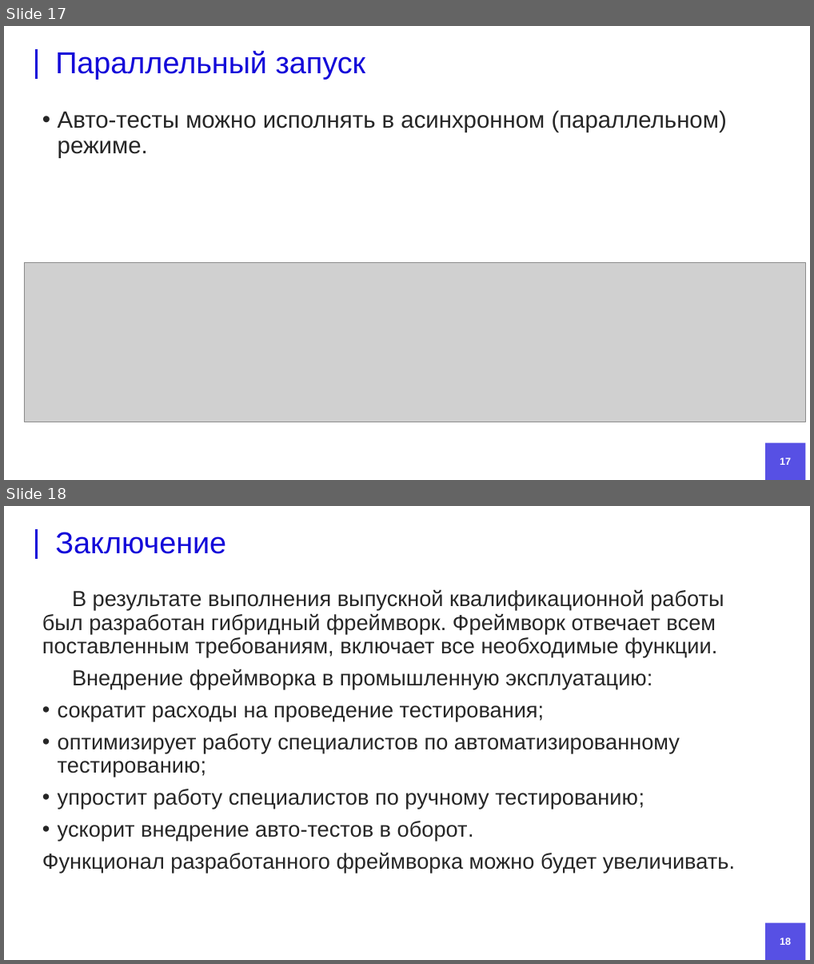
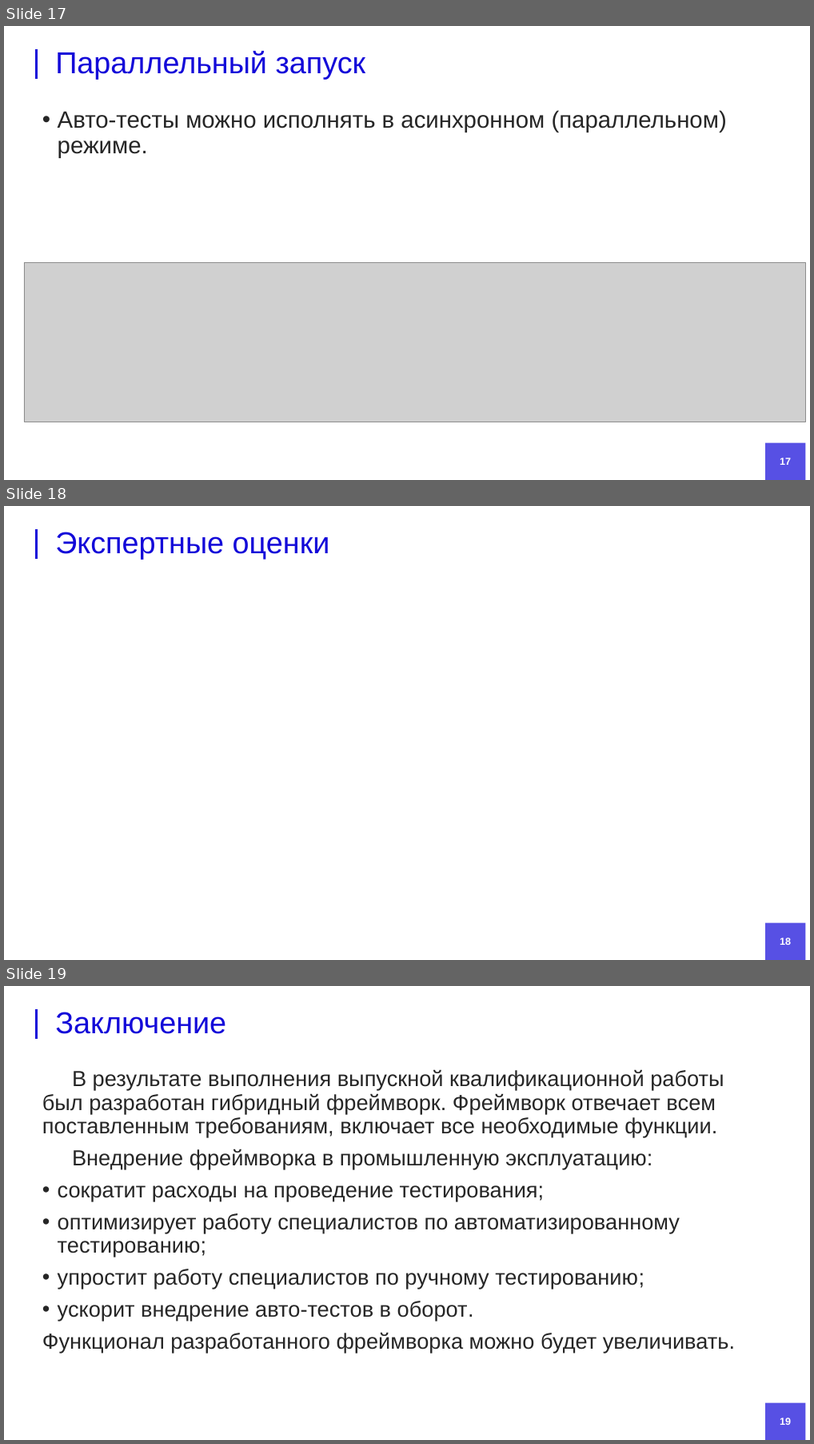
Before and after one commit to DanielRomanoff/practice, a slide deck: презентация.pptx. Shown one above the other, each under a label of ours: slides 17 and 18 before the commit, slides 17, 18 and 19 after it. The pictures are 814x964 and 814x1444 pixels, drawn with LibreOffice and Linux fonts; fonts in the diff are those of the drawing; grey boxes stand for pictures; background and template pictures are left out. Boxes give left, top, right and bottom in pixels: in the first picture for what was removed or moved away, otherwise in the second. Text is boxed around its words. In the diff, an @@ line names an element or a change of style, - is before the commit and + after.

```diff
--- a/презентация.pptx
+++ b/презентация.pptx
@@ slide 18 added at (4, 506, 810, 960), background #FFFFFF; not listed: 2 template elements that a slide beside it also shows @@
@@ title added at (55, 532, 330, 559), 36 pt, text #1309D9 @@
+Экспертные оценки
@@ page number added at (780, 937, 791, 944), 12 pt, text #FFFFFF, bold @@
+18
@@ what was slide 18 is now slide 19 @@
```
Also in this commit, not shown: 1 other file.
